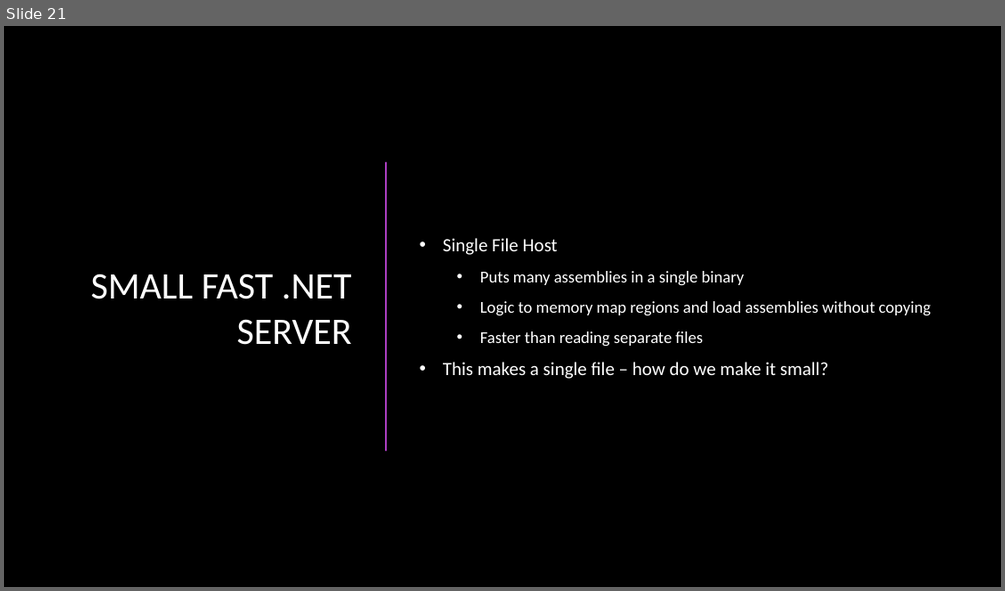
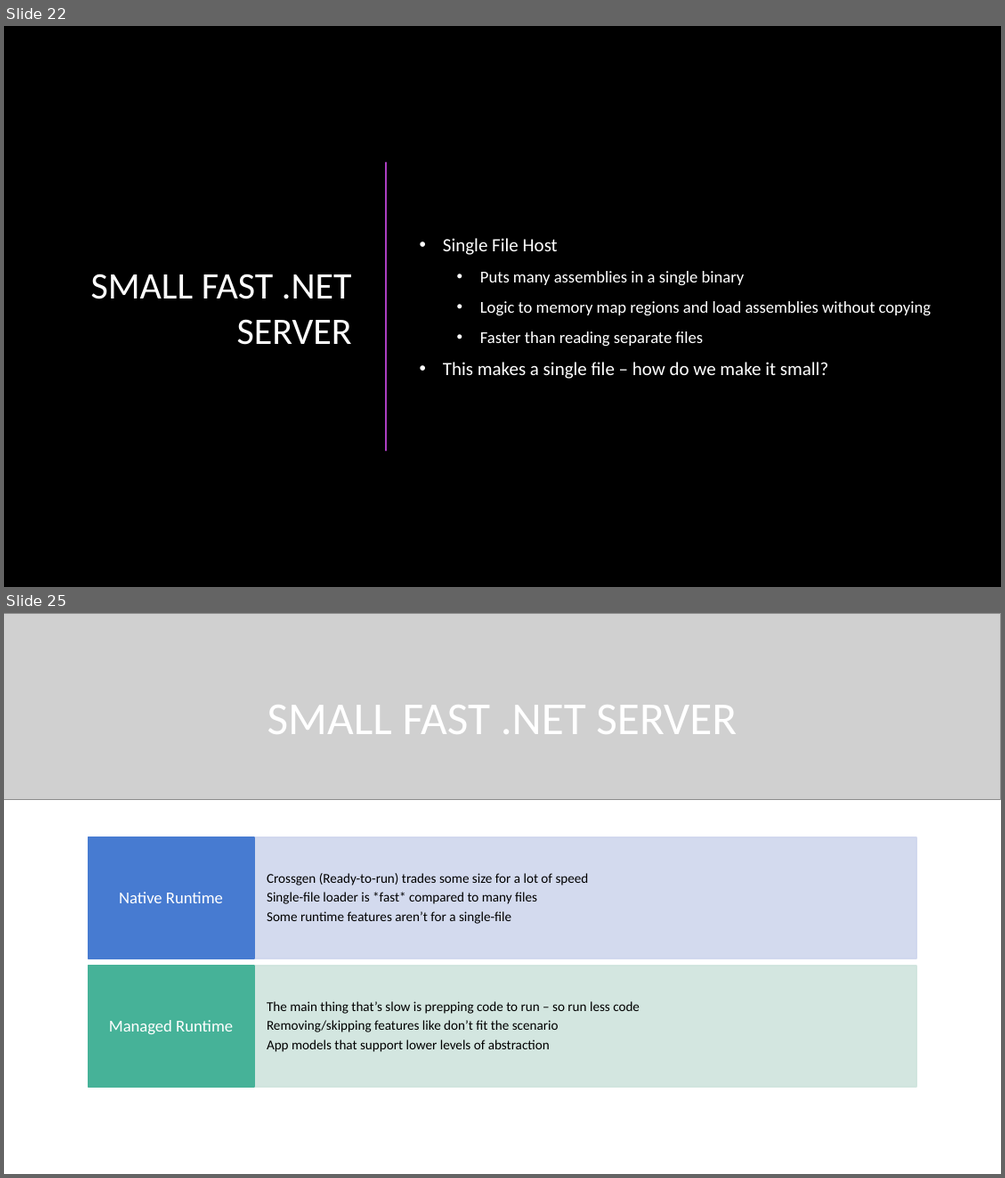
Before and after one commit to rynowak/Presentations, a slide deck: 2019/NDCSyndey/slides.pptx. Shown one above the other, each under a label of ours: slide 21 before the commit, slides 22 and 25 after it; the slides between them are not shown. The pictures are 1005x591 and 1005x1178 pixels, drawn with LibreOffice and Linux fonts; fonts in the diff are those of the drawing; grey boxes stand for pictures; background and template pictures are left out. Boxes give left, top, right and bottom in pixels: in the first picture for what was removed or moved away, otherwise in the second. Text is boxed around its words. In the diff, an @@ line names an element or a change of style, - is before the commit and + after.

```diff
--- a/2019/NDCSyndey/slides.pptx
+++ b/2019/NDCSyndey/slides.pptx
@@ slide 25 added at [4, 613, 1001, 1174], background picture (left out) @@
@@ picture added at [4, 613, 1001, 800] @@
@@ title added at [267, 705, 736, 734], 44 pt, text #FFFFFF @@
+SMALL FAST .NET SERVER
@@ group added at [88, 837, 916, 1087]: 4 rectangles, 4 texts @@
+Crossgen (Ready-to-run) trades some size for a lot of speed
+Single-file loader is *fast* compared to many files
+Some runtime features aren’t for a single-file
+Native Runtime
+The main thing that’s slow is prepping code to run – so run less code
+Removing/skipping features like don’t fit the scenario
+App models that support lower levels of abstraction
+Managed Runtime
@@ what was slide 21 is now slide 22 @@
```
Also in this commit, not shown: 7 slides changed, 7 other slides added.
